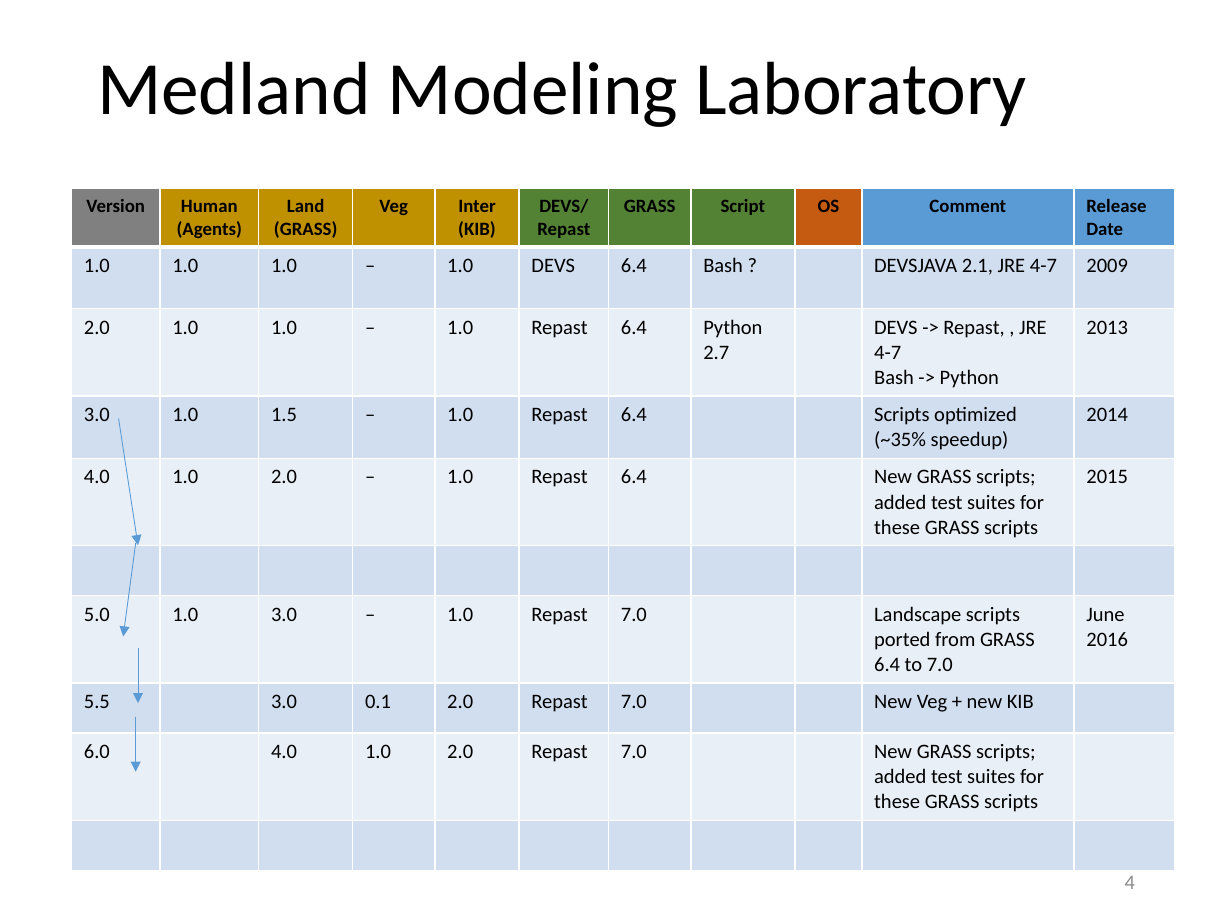
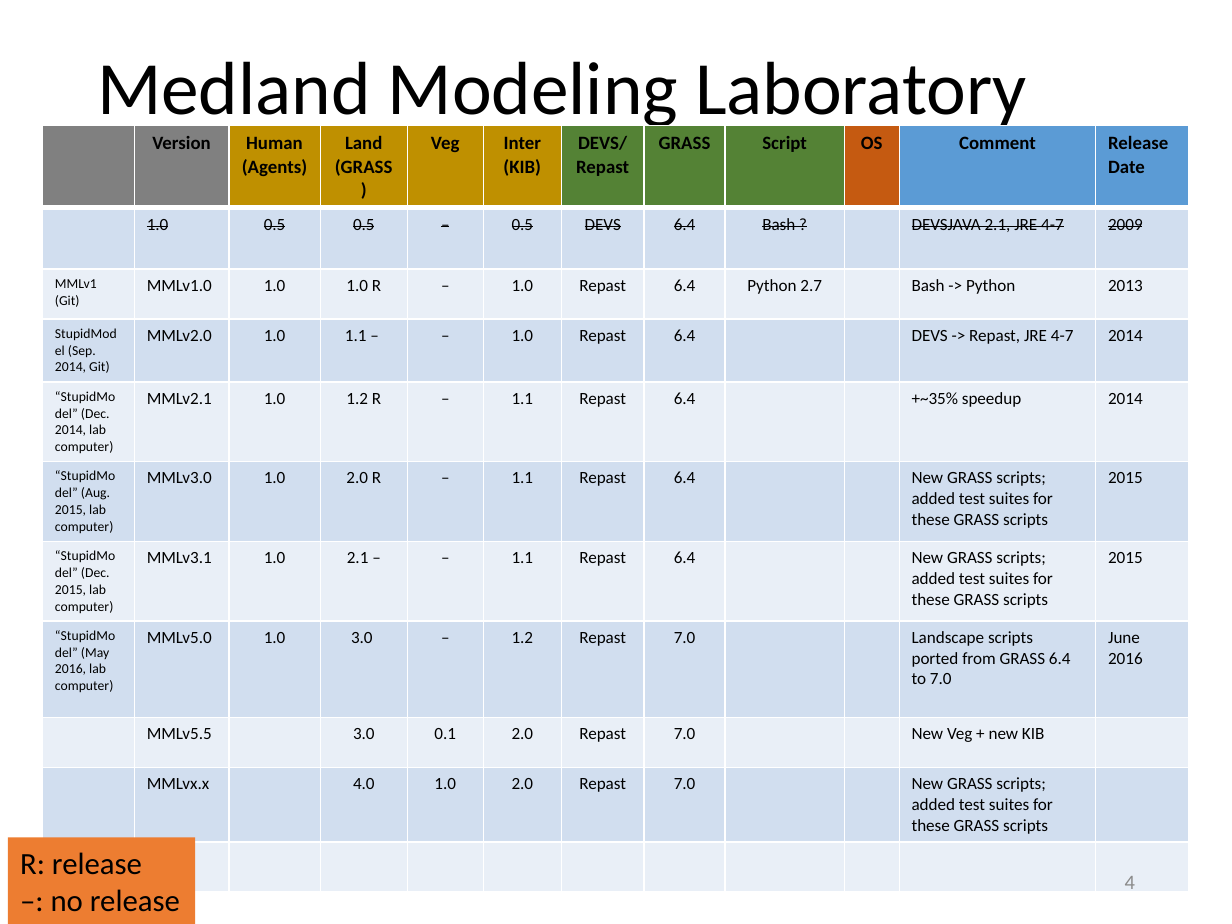
Before and after one commit to waboyd/MMLVersionChart, a slide deck: slide 4 of MDH.pptx. Drawn at 1232x924 pixels with LibreOffice and Linux fonts; fonts in the diff are those of the drawing. Boxes give left, top, right and bottom in pixels: in the first picture for what was removed or moved away, otherwise in the second. Text is boxed around its words. In the diff, an @@ line names an element or a change of style, - is before the commit and + after.

Commit message:
Revised the parts of MML
MML is decomposed into two parts. One part has the Landscape and the other has both the human and KIB.

```diff
--- a/MDH.pptx
+++ b/MDH.pptx
@@ table at [43,126,1193,881] @@
-Version | Human (Agents) | Land / (GRASS) | Veg | Inter (KIB) | DEVS/ Repast | GRASS | Script | OS | Comment | Release / Date
-1.0 | 1.0 | 1.0 | – | 1.0 | DEVS | 6.4 | Bash ? |  | DEVSJAVA 2.1, JRE 4-7 | 2009
-2.0 | 1.0 | 1.0 | – | 1.0 | Repast | 6.4 | Python 2.7 |  | DEVS -> Repast, , JRE 4-7 / Bash -> Python | 2013
-3.0 | 1.0 | 1.5 | – | 1.0 | Repast | 6.4 |  |  | Scripts optimized (~35% speedup) | 2014
-4.0 | 1.0 | 2.0 | – | 1.0 | Repast | 6.4 |  |  | New GRASS scripts; added test suites for these GRASS scripts | 2015
- |  |  |  |  |  |  |  |  |  | 
-5.0 | 1.0 | 3.0 | – | 1.0 | Repast | 7.0 |  |  | Landscape scripts ported from GRASS 6.4 to 7.0 | June 2016
-5.5 |  | 3.0 | 0.1 | 2.0 | Repast | 7.0 |  |  | New Veg + new KIB | 
-6.0 |  | 4.0 | 1.0 | 2.0 | Repast | 7.0 |  |  | New GRASS scripts; added test suites for these GRASS scripts | 
- |  |  |  |  |  |  |  |  |  | 
+ | Version | Human (Agents) | Land / (GRASS) | Veg | Inter (KIB) | DEVS/ Repast | GRASS | Script | OS | Comment | Release / Date
+ | 1.0 | 0.5 | 0.5 | – | 0.5 | DEVS | 6.4 | Bash ? |  | DEVSJAVA 2.1, JRE 4-7 | 2009
+MMLv1 (Git) | MMLv1.0 | 1.0 | 1.0 R | – | 1.0 | Repast | 6.4 | Python 2.7 |  | Bash -> Python | 2013
+StupidModel (Sep. 2014, Git) | MMLv2.0 | 1.0 | 1.1 – | – | 1.0 | Repast | 6.4 |  |  | DEVS -> Repast, JRE 4-7 | 2014
+“StupidModel” (Dec. 2014, lab computer) | MMLv2.1 | 1.0 | 1.2 R | – | 1.1 | Repast | 6.4 |  |  | +~35% speedup | 2014
+“StupidModel” (Aug. 2015, lab computer) | MMLv3.0 | 1.0 | 2.0 R | – | 1.1 | Repast | 6.4 |  |  | New GRASS scripts; added test suites for these GRASS scripts | 2015
+“StupidModel” (Dec. 2015, lab computer) | MMLv3.1 | 1.0 | 2.1 – | – | 1.1 | Repast | 6.4 |  |  | New GRASS scripts; added test suites for these GRASS scripts | 2015
+“StupidModel” (May 2016, lab computer) | MMLv5.0 | 1.0 | 3.0 | – | 1.2 | Repast | 7.0 |  |  | Landscape scripts ported from GRASS 6.4 to 7.0 | June 2016
+ | MMLv5.5 |  | 3.0 | 0.1 | 2.0 | Repast | 7.0 |  |  | New Veg + new KIB | 
+ | MMLvx.x |  | 4.0 | 1.0 | 2.0 | Repast | 7.0 |  |  | New GRASS scripts; added test suites for these GRASS scripts | 
+ |  |  |  |  |  |  |  |  |  |  | 
@@ table: place and size @@
-table at [71,188,1174,876]
+table at [43,126,1193,881]
@@ arrow removed from (118, 419) to (138, 546) @@
@@ arrow removed from (136, 543) to (123, 637) @@
@@ arrow removed from (138, 648) to (138, 703) @@
@@ arrow removed from (136, 717) to (136, 771) @@
@@ rectangle added at [7,838,195,924], fill #ED7D31, 18 pt, text #000000 @@
+R: release
+–: no release
```
Also in this commit, not shown: 4 other slides changed.
